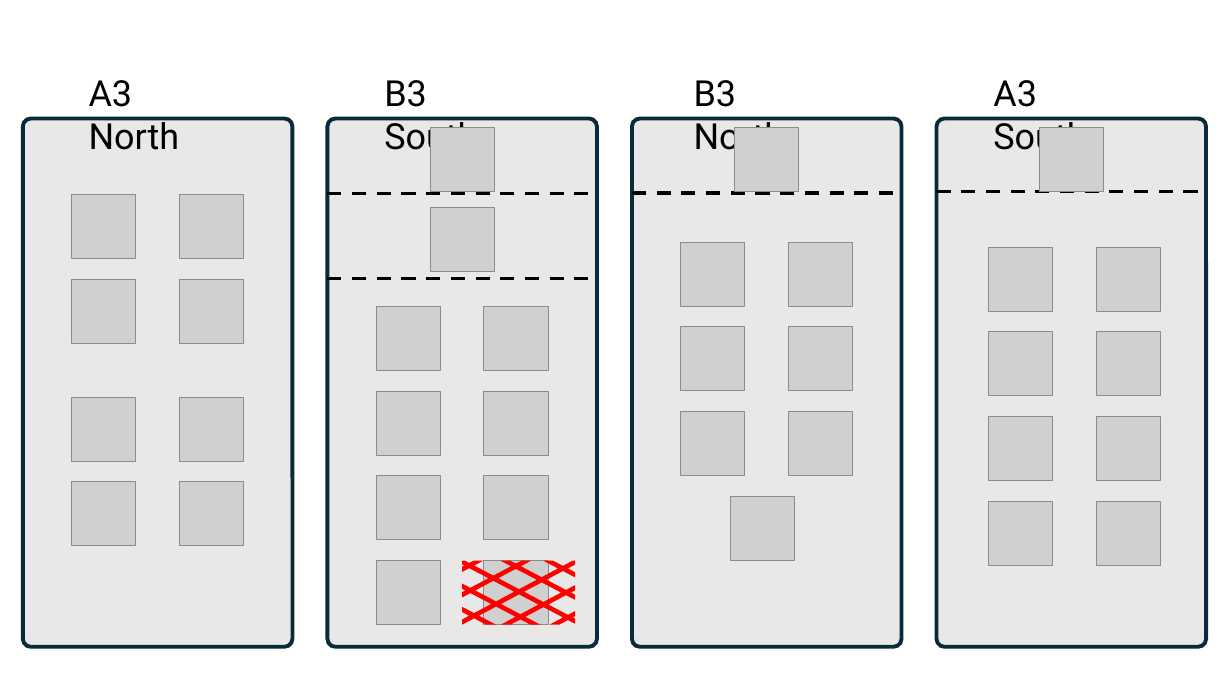
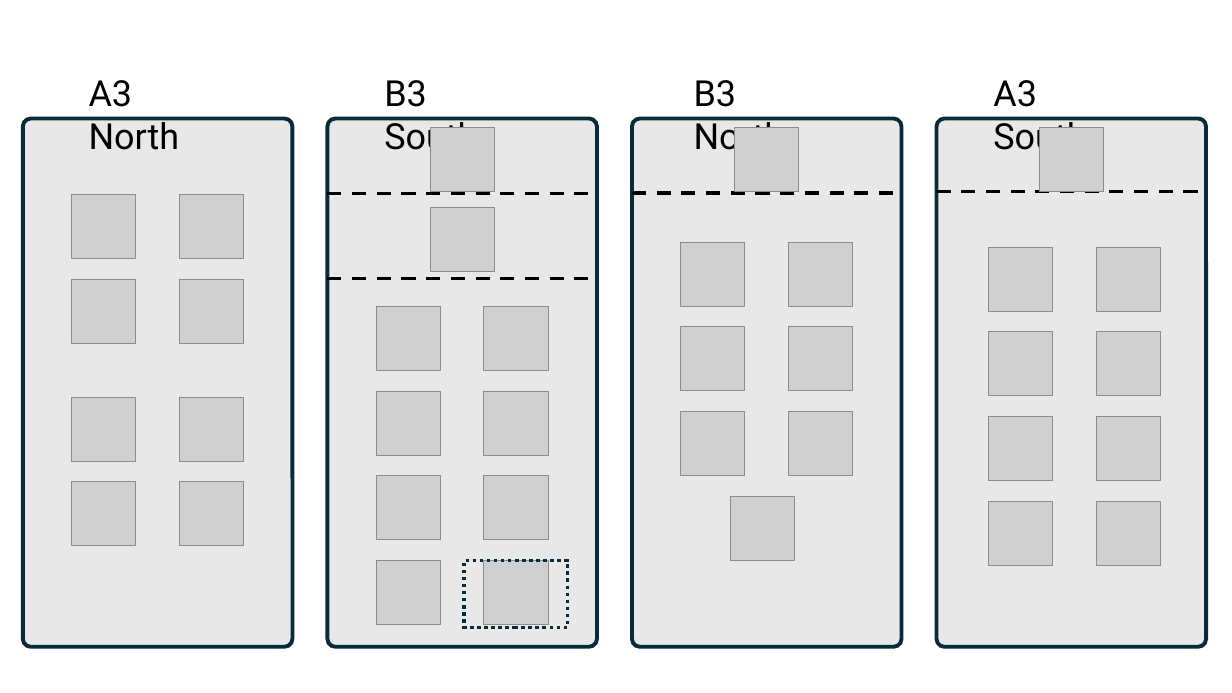
Before and after one commit to geraintpalmer/bed_moves_policy, a slide deck: slide 1 of images/icu.pptx. Drawn at 1232x693 pixels with LibreOffice and Linux fonts; fonts in the diff are those of the drawing; grey boxes stand for pictures. Boxes give left, top, right and bottom in pixels: in the first picture for what was removed or moved away, otherwise in the second. Text is boxed around its words. In the diff, an @@ line names an element or a change of style, - is before the commit and + after.

```diff
--- a/images/icu.pptx
+++ b/images/icu.pptx
@@ freeform shape removed at [462, 561, 575, 625] @@
@@ rectangle added at [464, 561, 567, 628], outline #092A39 2.75 pt dashed @@
```
Also in this commit, not shown: 1 slide added.
